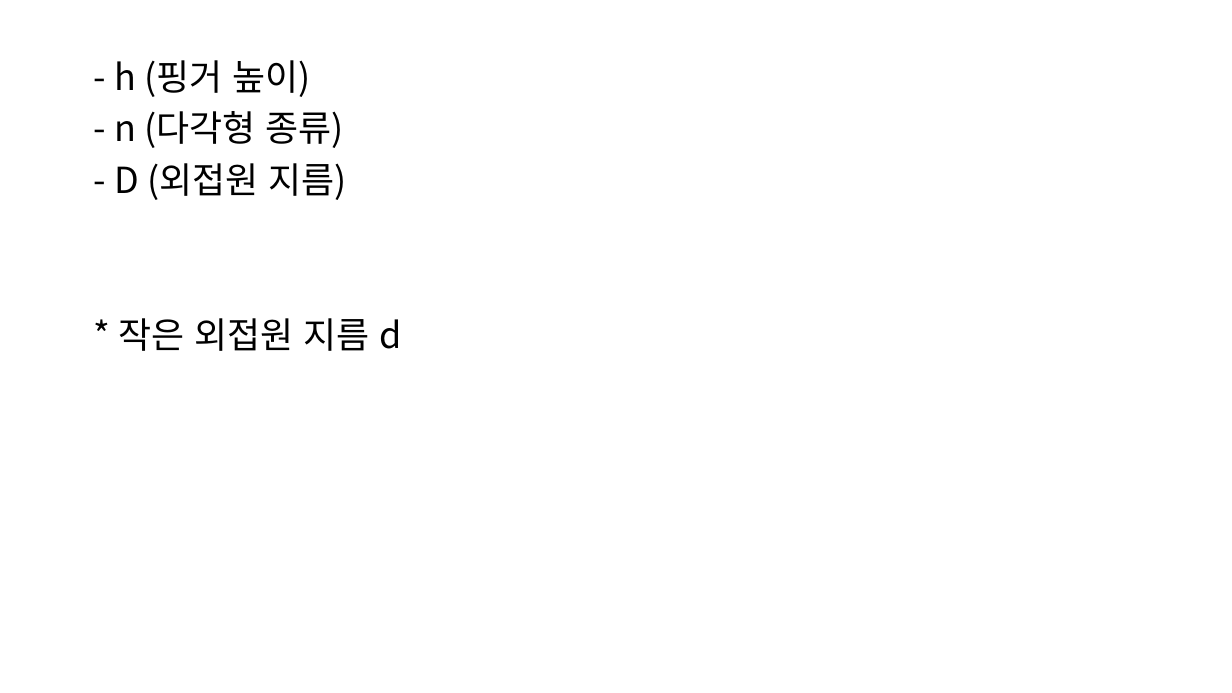
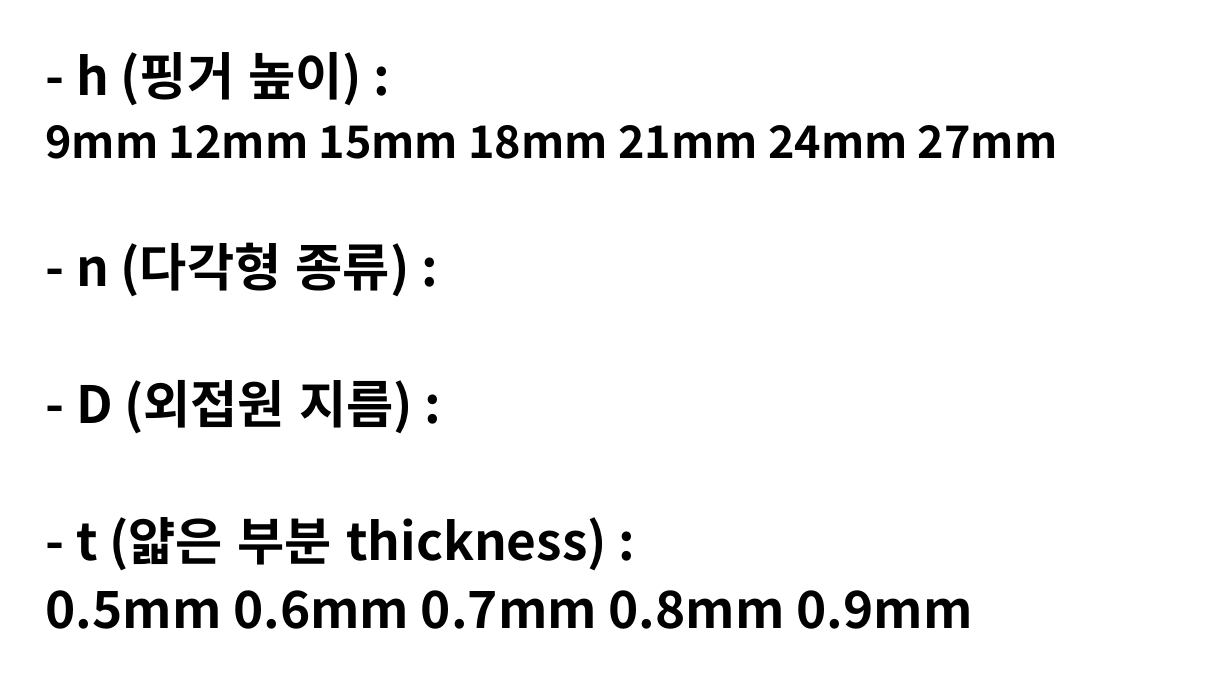
Before and after one commit to ominseo5/robotory_SoftFinger, a slide deck: slide 1 of LabLog.pptx. Drawn at 1232x693 pixels with LibreOffice and Linux fonts; fonts in the diff are those of the drawing. Boxes give left, top, right and bottom in pixels: in the first picture for what was removed or moved away, otherwise in the second. Text is boxed around its words. In the diff, an @@ line names an element or a change of style, - is before the commit and + after.

Commit message:
lablog 수정 at 0731

```diff
--- a/LabLog.pptx
+++ b/LabLog.pptx
@@ text at box(45, 52, 1058, 629): text changed; size 28 to 40 pt; bold on @@
-- h (핑거 높이)
-- n (다각형 종류)
-- D (외접원 지름)
-* 작은 외접원 지름 d
+- h (핑거 높이) :
+9mm 12mm 15mm 18mm 21mm 24mm 27mm
+- n (다각형 종류) :
+- D (외접원 지름) :
+- t (얇은 부분 thickness) :
+0.5mm 0.6mm 0.7mm 0.8mm 0.9mm
```
